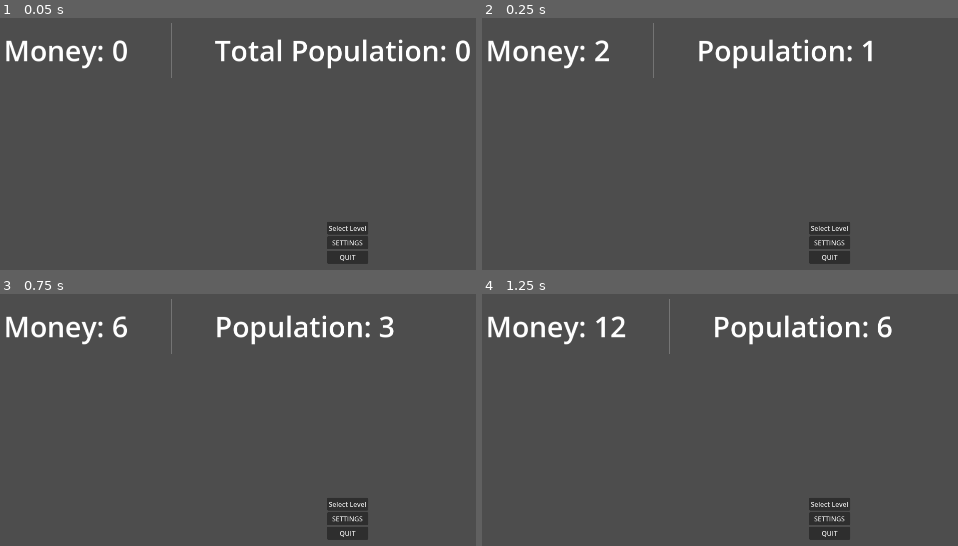
Above: before the commit, frames 1-4 (two rows, left to right).
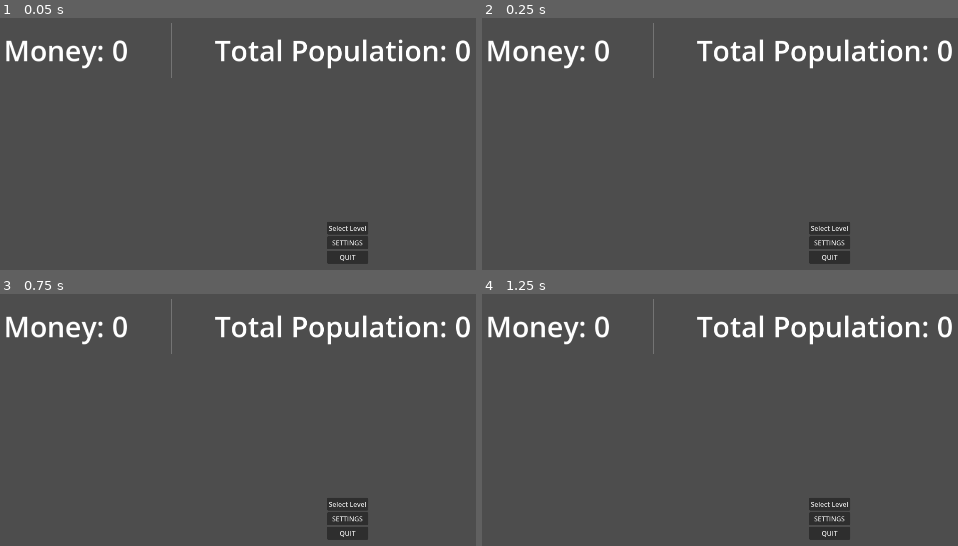
Above: after the commit, the same moments.

Repository: TLS15/FIRSTHIT
Game: Godot game, scene res://Scenes/game_master.tscn
Same seed, same stepped clock (60 frames per second), same inputs: the game is played once before the commit and once after it.
Inputs (mouse positions are in pixels of both pictures, inside the frame that each line leads up to):
- Up to frame 1 (0.05 s): no input
- Up to frame 2 (0.25 s): no input
- Up to frame 3 (0.75 s): move the mouse to (outside the picture) at 0.52 s; click (outside the picture) at 0.67 s
- Up to frame 4 (1.25 s): no input

Frame 1 is identical in both runs. In frame 2, 2.3% of the frame differs, in the area x 23-99%, y 8-21%; in frame 3, 2.3%; in frame 4, 2.4%, in the area x 23-99%, y 1-24%.

Commit message:
making castle selectable

Diff:
--- a/LevelData/Level2.tres
+++ b/LevelData/Level2.tres
@@ -15,7 +15,7 @@
 
 [sub_resource type="Resource" id="Resource_ynaq2"]
 script = ExtResource("2_ixqcx")
-location = Vector2(888, 0)
+location = Vector2(888, 888)
 metadata/_custom_type_script = "uid://bhbikuqcdsttw"
 
 [resource]
--- a/Scenes/castle.tscn
+++ b/Scenes/castle.tscn
@@ -2,9 +2,21 @@
 
 [ext_resource type="Script" uid="uid://ctj3byeuf24gb" path="res://Scripts/castle.gd" id="1_vm22h"]
 [ext_resource type="Texture2D" uid="uid://cfth4q4hsm3e2" path="res://Sprites/sprite1.png" id="1_xtwgx"]
+
+[sub_resource type="RectangleShape2D" id="RectangleShape2D_r1mkv"]
+size = Vector2(36.5, 65)
 
 [node name="Castle" type="Node2D" unique_id=1087816798]
 script = ExtResource("1_vm22h")
 
 [node name="Sprite2D" type="Sprite2D" parent="." unique_id=697158687]
 texture = ExtResource("1_xtwgx")
+
+[node name="Area2D" type="Area2D" parent="." unique_id=1367296142]
+
+[node name="CollisionShape2D" type="CollisionShape2D" parent="Area2D" unique_id=1218601835]
+position = Vector2(-0.25, 21.5)
+shape = SubResource("RectangleShape2D_r1mkv")
+
+[connection signal="input_event" from="Area2D" to="." method="_on_area_2d_input_event"]
+[connection signal="mouse_entered" from="Area2D" to="." method="_on_area_2d_mouse_entered"]
--- a/Scenes/game_master.tscn
+++ b/Scenes/game_master.tscn
@@ -14,6 +14,7 @@
 script = ExtResource("1_yy1gc")
 
 [node name="LevelManager" parent="." unique_id=837912548 instance=ExtResource("1_5yk56")]
+process_mode = 4
 position = Vector2(0, 2)
 
 [node name="UIMaster" type="Control" parent="." unique_id=1970694081]
@@ -21,11 +22,13 @@
 anchors_preset = 0
 offset_right = 1920.0
 offset_bottom = 1080.0
+mouse_filter = 2
 
 [node name="MainMenu" type="Control" parent="UIMaster" unique_id=36939912]
 anchors_preset = 0
 offset_right = 1920.0
 offset_bottom = 1080.0
+mouse_filter = 2
 
 [node name="VBoxContainer" type="VBoxContainer" parent="UIMaster/MainMenu" unique_id=34326842]
 layout_mode = 1
@@ -51,11 +54,6 @@
 accessibility_name = "Select Level"
 script = ExtResource("3_djvcl")
 
-[node name="SelectLevel" type="Button" parent="UIMaster/MainMenu/VBoxContainer" unique_id=126169008]
-visible = false
-layout_mode = 2
-text = "START"
-
 [node name="Settings" type="Button" parent="UIMaster/MainMenu/VBoxContainer" unique_id=929830691]
 layout_mode = 2
 text = "SETTINGS"
@@ -69,6 +67,7 @@
 offset_top = 11.0
 offset_right = 1397.0
 offset_bottom = 433.0
+mouse_filter = 2
 
 [node name="HBoxContainer" type="HBoxContainer" parent="UIMaster/UILevel" unique_id=442615738]
 layout_mode = 0
@@ -92,5 +91,4 @@
 label_settings = SubResource("LabelSettings_djvcl")
 
 [connection signal="index_pressed" from="UIMaster/MainMenu/VBoxContainer/Levels/SelectLevel" to="." method="_on_select_level_index_pressed"]
-[connection signal="pressed" from="UIMaster/MainMenu/VBoxContainer/SelectLevel" to="." method="_on_start_pressed"]
 [connection signal="pressed" from="UIMaster/MainMenu/VBoxContainer/Quit" to="." method="_on_quit_pressed"]
--- a/Scenes/select_level.gd
+++ b/Scenes/select_level.gd
@@ -3,19 +3,12 @@
 
 # Called when the node enters the scene tree for the first time.
 func _ready() -> void:
-	#var dir = DirAccess.open("res://LevelData")
-	#var i:int = 1
-	#for file in dir:
-		#add_item()
-		#++i
 	var levels_available: int = ResourceLoader.list_directory("res://LevelData").size()
 
 	var i: int = 0
 	while i < levels_available:
 		i += 1
 		add_item("Level" + str(i))
-		print(i)
-
 
 # Called every frame. 'delta' is the elapsed time since the previous frame.
 func _process(delta: float) -> void:
--- a/Scripts/castle.gd
+++ b/Scripts/castle.gd
@@ -15,3 +15,13 @@
 	tower_data = resource
 	position = tower_data.location
 	occupants = tower_data.occupants
+
+
+
+func _on_area_2d_input_event(viewport: Node, event: InputEvent, shape_idx: int) -> void:
+	while event.is_pressed():
+		print("is pressed")
+
+
+func _on_area_2d_mouse_entered() -> void:
+	print("mouse is in area")
--- a/Scripts/game_master.gd
+++ b/Scripts/game_master.gd
@@ -9,19 +9,10 @@
 func _process(delta: float) -> void:
 	pass
 
-
-func _on_start_pressed() -> void:
-	#var level: LevelResource = load("res://LevelData/Level1.tres")
-	#$LevelManager.load_level(level)
-	pass
-
-
-
-
 func _on_quit_pressed() -> void:
 	get_tree().quit()
-
 
 func _on_select_level_index_pressed(index: int) -> void:
 	var level: LevelResource = load("res://LevelData/Level" + str(index + 1) + ".tres")
 	$LevelManager.load_level(level)
+	$LevelManager.process_mode=Node.PROCESS_MODE_INHERIT
Not shown, changed: README.md
